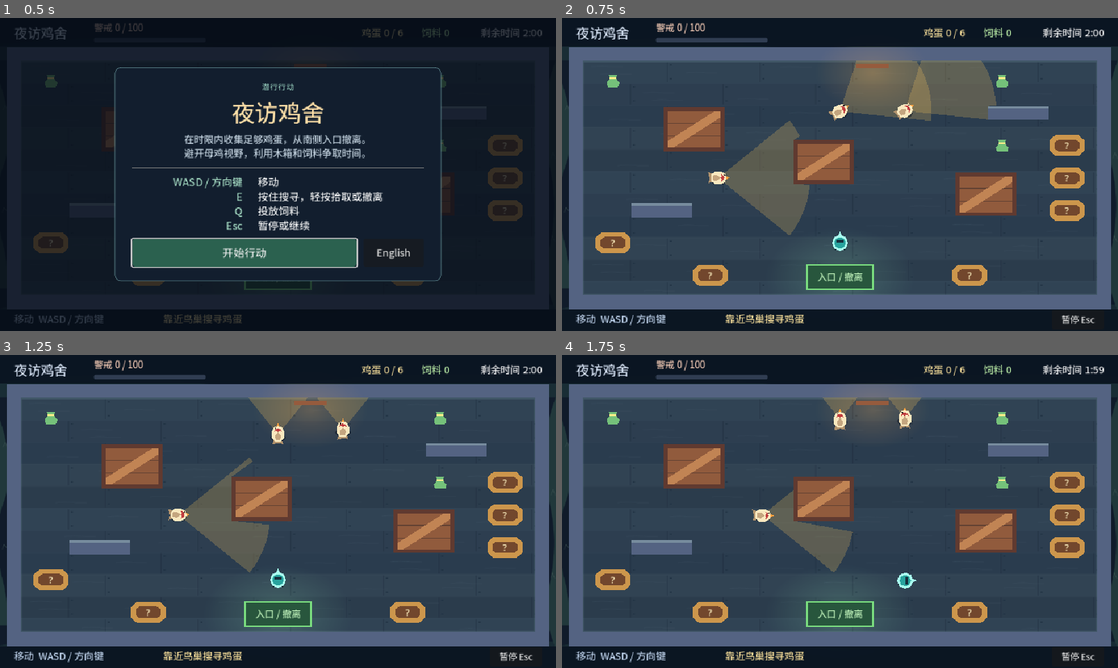
Above: before the commit, frames 1-4 (two rows, left to right).
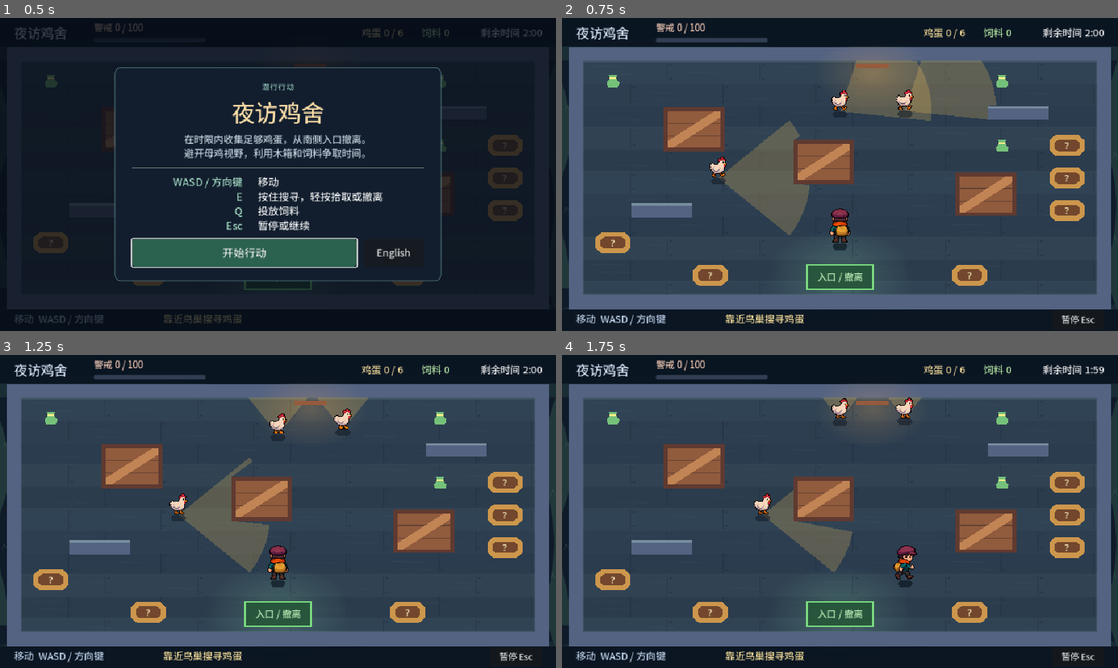
Above: after the commit, the same moments.

Repository: liupai-rachel/Deepsleep-Dont-wake-up-chickens
Game: Godot game, scene res://game.tscn
Same seed, same stepped clock (60 frames per second), same inputs: the game is played once before the commit and once after it.
Inputs:
- Up to frame 1 (0.5 s): no input
- Up to frame 2 (0.75 s): click "开始行动" at 0.5 s
- Up to frame 3 (1.25 s): no input
- Up to frame 4 (1.75 s): hold D (move_right) from 1.28 s (still down); hold E (interact) from 1.28 s (still down)

Frame 1 is identical in both runs. In frame 2, 1.0% of the frame differs, in the area x 26-64%, y 22-75%; in frame 3, 1.0%; in frame 4, 1.0%.

Commit message:
Replace thief, keeper and hen visuals with pixel characters

Diff:
--- /dev/null
+++ b/assets/art/pixel_cutout.gdshader
@@ -0,0 +1,6 @@
+shader_type canvas_item;
+// COLOR already includes the texture and node modulation in a canvas fragment.
+void fragment() {
+ if (COLOR.a < 0.5) { discard; }
+ COLOR.a = 1.0;
+}
--- a/game.gd
+++ b/game.gd
@@ -243,6 +243,7 @@
 func _throw_feed() -> void:
 	match _feed.throw_from(_player):
 		CoopFeedField.ThrowResult.PLACED:
+			_player.show_feed_toss()
 			_hud.show_feed_notice("已投放饲料")
 		CoopFeedField.ThrowResult.EMPTY:
 			_hud.show_feed_notice("没有饲料可投放")
--- /dev/null
+++ b/scenes/character_art.gd
@@ -0,0 +1,75 @@
+class_name CoopCharacterArt
+extends Node2D
+
+# Shared pixel atlas: four poses per character, one character per row.
+const ATLAS := preload("res://assets/art/characters.png")
+@export_enum("Thief", "Keeper", "Hen") var character := 0
+@export var sprite_height := 48.0
+
+var _sprite: Sprite2D
+var _frames: Array[AtlasTexture] = []
+var _phase := 0.0
+# Tight regions in the generated atlas, aligned to each pose's foot baseline.
+const REGIONS := [
+	[Rect2(125, 60, 168, 264), Rect2(467, 60, 162, 264), Rect2(794, 60, 176, 264), Rect2(1140, 60, 184, 264)],
+	[Rect2(61, 411, 262, 277), Rect2(433, 411, 229, 277), Rect2(793, 413, 205, 275), Rect2(1129, 416, 253, 272)],
+	[Rect2(114, 810, 167, 187), Rect2(458, 810, 165, 187), Rect2(798, 844, 203, 153), Rect2(1151, 810, 218, 187)],
+]
+var _pixel_scale := 1.0
+
+func _ready() -> void:
+	texture_filter = CanvasItem.TEXTURE_FILTER_NEAREST
+	_sprite = Sprite2D.new()
+	for column in range(4):
+		var frame := AtlasTexture.new()
+		frame.atlas = ATLAS
+		frame.region = REGIONS[character][column]
+		_frames.append(frame)
+	_pixel_scale = sprite_height / [264.0, 277.0, 187.0][character]
+	_sprite.texture = _frames[0]
+	_sprite.scale = Vector2.ONE * _pixel_scale
+	var material := ShaderMaterial.new()
+	material.shader = preload("res://assets/art/pixel_cutout.gdshader")
+	_sprite.material = material
+	_sprite.position.y = -_frames[0].region.size.y * _pixel_scale * 0.5
+	add_child(_sprite)
+
+func update_pose(direction: Vector2, moving: bool, action: StringName, delta: float) -> void:
+	if _sprite == null:
+		return
+	_phase += delta
+	var frame := 0
+	var bob := 0.0
+	_sprite.flip_h = direction.x < -0.15
+	_sprite.rotation = 0.0
+	_sprite.modulate = Color.WHITE
+	if character == 2:
+		if action == &"eat":
+			frame = 2
+			bob = sin(_phase * 16.0) * 0.6
+		elif action == &"alarm":
+			frame = 3
+		elif moving:
+			frame = 1 if int(_phase * 9.0) % 2 else 0
+			bob = -absf(sin(_phase * 12.0)) * 1.0
+	else:
+		if absf(direction.y) > absf(direction.x):
+			frame = 1 if direction.y < 0.0 else 0
+		else:
+			frame = 3 if moving and int(_phase * 8.0) % 2 else 2
+		if moving:
+			bob = -absf(sin(_phase * 13.0)) * 1.5
+		if action == &"search":
+			frame = 2
+			_sprite.rotation = (-0.1 if _sprite.flip_h else 0.1) + sin(_phase * 12.0) * 0.025
+			bob = sin(_phase * 12.0) * 0.7
+		elif action == &"toss":
+			frame = 3
+			_sprite.rotation = -0.12 if _sprite.flip_h else 0.12
+	if character == 1:
+		var lantern := get_node_or_null("LanternGlow") as Sprite2D
+		if lantern != null:
+			var side := -1.0 if frame == 0 else 1.0
+			lantern.position = Vector2(side * (-1.0 if _sprite.flip_h else 1.0) * sprite_height * 0.32, -sprite_height * 0.28)
+	_sprite.texture = _frames[frame]
+	_sprite.position.y = -_frames[frame].region.size.y * _pixel_scale * 0.5 + bob
--- a/scenes/chicken.gd
+++ b/scenes/chicken.gd
@@ -7,8 +7,6 @@
 const CORNER_OFFSET := 0.0001
 const PATROL_CONE := Color(1.0, 0.79, 0.36, 0.23)
 const DETECTED_CONE := Color(1.0, 0.29, 0.23, 0.36)
-const PATROL_FEATHERS := Color(0.98, 0.91, 0.75)
-const DETECTED_FEATHERS := Color(1.0, 0.47, 0.43)
 
 @export var patrol_points: Array[Marker2D] = []
 @export var player: CoopPlayer
@@ -39,12 +37,10 @@
 var _bait: CoopFeed
 var _eat_left := 0.0
 var _returning_to_patrol := false
-var _motion_phase := 0.0
 var _vision_ray := PhysicsRayQueryParameters2D.new()
 var _patrol_rng := RandomNumberGenerator.new()
 
-@onready var _body: Node2D = $Body
-@onready var _feathers: Polygon2D = $Body/Feathers
+@onready var _body: CoopCharacterArt = $Body
 @onready var _vision: Polygon2D = $Vision
 @onready var _notice: Label = $Notice
 @onready var _pecking: Label = $Pecking
@@ -57,20 +53,15 @@
 
 func _physics_process(delta: float) -> void:
 	var previous_position := position
-	_motion_phase += delta
 	_cluck_cooldown_left = maxf(_cluck_cooldown_left - delta, 0.0)
 	if not _follow_bait(delta):
 		if _returning_to_patrol:
 			_return_to_patrol(delta)
 		else:
 			_patrol(delta)
-	_body.rotation = _facing.angle()
 	_pecking.visible = _eat_left > 0.0
-	if _pecking.visible:
-		_body.position = _facing * (sin(_motion_phase * 23.0) * 2.2)
-	else:
-		_body.position.y = sin(_motion_phase * 18.0) * 1.5 if position != previous_position else 0.0
-		_body.position.x = 0.0
+	var action: StringName = &"eat" if _eat_left > 0.0 else (&"alarm" if _cluck_cooldown_left > cluck_cooldown - 0.4 else &"idle")
+	_body.update_pose(_facing, position.distance_squared_to(previous_position) > 0.001, action, delta)
 
 	var space := get_world_2d().direct_space_state
 	var half_angle := deg_to_rad(vision_angle * 0.5)
@@ -251,6 +242,5 @@
 		return
 	sees_player = detected
 	_vision.color = DETECTED_CONE if detected else PATROL_CONE
-	_feathers.color = DETECTED_FEATHERS if detected else PATROL_FEATHERS
 	_notice.visible = detected
 	player_visibility_changed.emit(detected)
--- a/scenes/chicken.tscn
+++ b/scenes/chicken.tscn
@@ -1,7 +1,9 @@
-[gd_scene load_steps=4 format=3]
+[gd_scene load_steps=5 format=3]
 
 [ext_resource type="Script" path="res://scenes/chicken.gd" id="1"]
 [ext_resource type="FontFile" path="res://assets/fonts/CoopUI.ttf" id="2"]
+
+[ext_resource type="Script" path="res://scenes/character_art.gd" id="3"]
 
 [sub_resource type="CircleShape2D" id="CircleShape2D_chicken"]
 radius = 13.0
@@ -26,30 +28,9 @@
 
 [node name="Body" type="Node2D" parent="."]
 z_index = 1
-
-[node name="Tail" type="Polygon2D" parent="Body"]
-color = Color(0.7, 0.58, 0.43, 1)
-polygon = PackedVector2Array(-9, -7, -18, -10, -15, 1, -17, 9, -7, 6)
-
-[node name="Beak" type="Polygon2D" parent="Body"]
-color = Color(1, 0.64, 0.25, 1)
-polygon = PackedVector2Array(11, -4, 19, 0, 11, 4)
-
-[node name="Feathers" type="Polygon2D" parent="Body"]
-color = Color(0.98, 0.91, 0.75, 1)
-polygon = PackedVector2Array(-13, -5, -6, -11, 4, -11, 12, -7, 14, 0, 12, 7, 4, 11, -6, 11, -13, 5)
-
-[node name="Wing" type="Polygon2D" parent="Body"]
-color = Color(0.77, 0.65, 0.5, 1)
-polygon = PackedVector2Array(-10, -4, -3, -5, 4, 0, -3, 5, -10, 4)
-
-[node name="Comb" type="Polygon2D" parent="Body"]
-color = Color(0.76, 0.24, 0.25, 1)
-polygon = PackedVector2Array(4, -7, 6, -3, 4, 0, 6, 3, 4, 7, 9, 4, 10, 0, 9, -4)
-
-[node name="Eye" type="Polygon2D" parent="Body"]
-color = Color(0.19, 0.13, 0.14, 1)
-polygon = PackedVector2Array(10, -6, 12, -5, 11, -3, 9, -4)
+script = ExtResource("3")
+character = 2
+sprite_height = 36.0
 
 [node name="Notice" type="Label" parent="."]
 visible = false
--- a/scenes/farmer.gd
+++ b/scenes/farmer.gd
@@ -25,15 +25,14 @@
 
 var _search_index := -1
 var _search_elapsed := 0.0
-var _motion_phase := 0.0
+var _facing := Vector2.DOWN
 var _sight_ray := PhysicsRayQueryParameters2D.new()
 
-@onready var _body: Node2D = $Body
+@onready var _body: CoopCharacterArt = $Body
 
 
 func _physics_process(delta: float) -> void:
-	_motion_phase += delta
-	_body.position.y = 0.0
+	var previous_position := position
 	var distance := global_position.distance_to(player.global_position)
 	# The same clear ray is required for pursuit and capture.
 	sees_player = distance <= vision_distance and _has_clear_sight(player.global_position)
@@ -54,6 +53,8 @@
 	else:
 		state = State.SEARCHING
 		_search(delta)
+
+	_body.update_pose(_facing, position.distance_squared_to(previous_position) > 0.001, &"idle", delta)
 
 
 func _has_clear_sight(target: Vector2) -> bool:
@@ -85,7 +86,6 @@
 		return false
 	if offset.is_zero_approx():
 		return true
-	_body.rotation = offset.angle()
-	_body.position.y = sin(_motion_phase * 17.0) * 1.9
+	_facing = offset.normalized()
 	move_and_collide(offset.limit_length(speed * delta))
 	return false
--- a/scenes/farmer.tscn
+++ b/scenes/farmer.tscn
@@ -1,7 +1,9 @@
-[gd_scene load_steps=4 format=3]
+[gd_scene load_steps=5 format=3]
 
 [ext_resource type="Script" path="res://scenes/farmer.gd" id="1"]
 [ext_resource type="Texture2D" path="res://assets/art/lamplight.svg" id="2"]
+
+[ext_resource type="Script" path="res://scenes/character_art.gd" id="3"]
 
 [sub_resource type="CircleShape2D" id="CircleShape2D_farmer"]
 radius = 13.0
@@ -17,26 +19,18 @@
 shape = SubResource("CircleShape2D_farmer")
 
 [node name="Body" type="Node2D" parent="."]
+script = ExtResource("3")
+character = 1
+sprite_height = 66.0
 
 [node name="LanternGlow" type="Sprite2D" parent="Body"]
-position = Vector2(17, 10)
+position = Vector2(19, -12)
 z_index = -1
-scale = Vector2(0.8, 0.8)
+scale = Vector2(0.65, 0.65)
 texture = ExtResource("2")
-self_modulate = Color(1, 0.67, 0.31, 0.74)
+self_modulate = Color(1, 0.67, 0.31, 0.60)
 
-[node name="Coat" type="Polygon2D" parent="Body"]
-color = Color(0.62, 0.2, 0.16, 1)
-polygon = PackedVector2Array(-12, -9, -6, -14, 7, -14, 13, -7, 13, 7, 7, 14, -6, 14, -12, 9)
-
-[node name="HatBrim" type="Polygon2D" parent="Body"]
-color = Color(0.93, 0.72, 0.4, 1)
-polygon = PackedVector2Array(-8, -11, 7, -11, 14, -5, 14, 5, 7, 11, -8, 11, -12, 5, -12, -5)
-
-[node name="Hat" type="Polygon2D" parent="Body"]
-color = Color(0.58, 0.38, 0.23, 1)
-polygon = PackedVector2Array(-6, -6, 5, -6, 9, -2, 9, 2, 5, 6, -6, 6, -9, 2, -9, -2)
-
-[node name="Lantern" type="Polygon2D" parent="Body"]
-color = Color(1, 0.91, 0.53, 1)
-polygon = PackedVector2Array(13, 6, 20, 7, 20, 13, 13, 14)
+[node name="Shadow" type="Polygon2D" parent="."]
+z_index = -1
+color = Color(0.035, 0.075, 0.11, 0.65)
+polygon = PackedVector2Array(-17, 0, -10, -5, 10, -5, 17, 0, 10, 5, -10, 5)
--- a/scenes/player.gd
+++ b/scenes/player.gd
@@ -6,9 +6,9 @@
 var movement_locked := false
 var searching := false
 var _facing := Vector2.UP
-var _motion_phase := 0.0
+var _toss_left := 0.0
 
-@onready var _art: Node2D = $Art
+@onready var _art: CoopCharacterArt = $Art
 @onready var _search_glow: Sprite2D = $SearchGlow
 
 
@@ -18,19 +18,22 @@
 
 
 func _physics_process(delta: float) -> void:
-	_motion_phase += delta
 	_search_glow.visible = searching
+	_toss_left = maxf(0.0, _toss_left - delta)
 	if movement_locked:
 		velocity = Vector2.ZERO
-		_art.position.y = sin(_motion_phase * 18.0) * 1.4 if searching else 0.0
+		_art.update_pose(_facing, false, &"search" if searching else &"idle", delta)
 		return
 	var direction := _move_input()
 	if not direction.is_zero_approx():
 		_facing = direction.normalized()
-		_art.rotation = Vector2.UP.angle_to(_facing)
 	velocity = direction * move_speed
 	move_and_slide()
-	_art.position.y = sin(_motion_phase * 22.0) * 1.8 if get_real_velocity().length_squared() > 1.0 else 0.0
+	_art.update_pose(_facing, get_real_velocity().length_squared() > 1.0, &"toss" if _toss_left > 0.0 else &"idle", delta)
+
+
+func show_feed_toss() -> void:
+	_toss_left = 0.3
 
 
 func _move_input() -> Vector2:
--- a/scenes/player.tscn
+++ b/scenes/player.tscn
@@ -1,7 +1,9 @@
-[gd_scene load_steps=4 format=3]
+[gd_scene load_steps=5 format=3]
 
 [ext_resource type="Script" path="res://scenes/player.gd" id="1"]
 [ext_resource type="Texture2D" path="res://assets/art/lamplight.svg" id="2"]
+
+[ext_resource type="Script" path="res://scenes/character_art.gd" id="3"]
 
 [sub_resource type="CircleShape2D" id="CircleShape2D_player"]
 radius = 14.0
@@ -27,19 +29,6 @@
 polygon = PackedVector2Array(-13, 0, -9, -5, 9, -5, 13, 0, 9, 6, -9, 6)
 
 [node name="Art" type="Node2D" parent="."]
-
-[node name="Outline" type="Polygon2D" parent="Art"]
-color = Color(0.66, 1, 0.94, 1)
-polygon = PackedVector2Array(0, -14, 10, -10, 14, 0, 10, 10, 0, 14, -10, 10, -14, 0, -10, -10)
-
-[node name="Coat" type="Polygon2D" parent="Art"]
-color = Color(0.16, 0.64, 0.62, 1)
-polygon = PackedVector2Array(0, -10, 7, -7, 10, 0, 7, 7, 0, 10, -7, 7, -10, 0, -7, -7)
-
-[node name="Cap" type="Polygon2D" parent="Art"]
-color = Color(0.09, 0.19, 0.24, 1)
-polygon = PackedVector2Array(-6, -5, 6, -5, 7, 0, -7, 0)
-
-[node name="Facing" type="Polygon2D" parent="Art"]
-color = Color(0.66, 1, 0.94, 1)
-polygon = PackedVector2Array(-4, -12, 0, -20, 4, -12)
+script = ExtResource("3")
+character = 0
+sprite_height = 60.0
Binary file added: assets/art/characters.png
Not shown, added: assets/art/characters.png.import
Not shown, added: assets/art/pixel_cutout.gdshader.uid
Not shown, added: scenes/character_art.gd.uid
Not shown, changed: PROJECT_GUIDE.md
